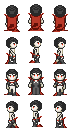
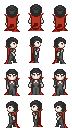
Two versions of the same layered image (72 x 128). Layer-by-layer changes:
painted on "outfit" over box(4, 28, 68, 128)
